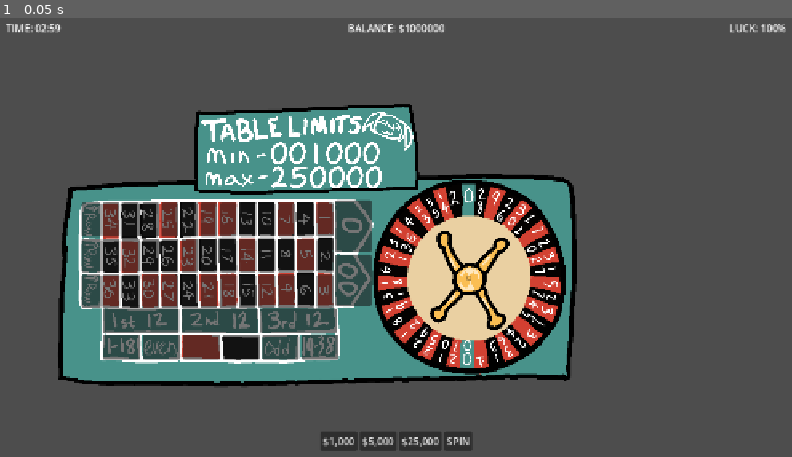
Above: before the commit, frame 1.
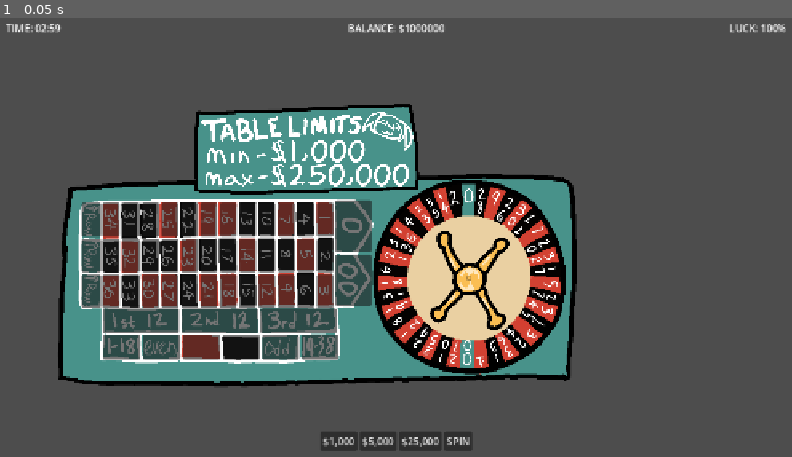
Above: after the commit, the same moment.

Repository: JordanRaia/gmtk-game-jam-2026
Game: Godot game, scene res://MainScene.tscn
Same seed, same stepped clock (60 frames per second), same inputs: the game is played once before the commit and once after it.
Inputs:
- Up to frame 1 (0.05 s): no input

The runs differ from the first frame. In frame 1, 0.8% of the frame differs, in the area x 34-52%, y 27-39%.

Commit message:
dynamic table limits

Diff:
--- a/MainScene.tscn
+++ b/MainScene.tscn
@@ -509,10 +509,10 @@
 [node name="Min" type="GridContainer" parent="CanvasLayer/UI_Layer/TableLimitsBoard" unique_id=897518907]
 layout_mode = 0
 offset_left = 317.0
-offset_top = 159.0
-offset_right = 756.0
-offset_bottom = 234.0
-columns = 6
+offset_top = 150.0
+offset_right = 855.0
+offset_bottom = 225.0
+columns = 10
 
 [node name="Digit1" type="TextureRect" parent="CanvasLayer/UI_Layer/TableLimitsBoard/Min" unique_id=1614464389]
 layout_mode = 2
@@ -545,6 +545,30 @@
 stretch_mode = 5
 
 [node name="Digit6" type="TextureRect" parent="CanvasLayer/UI_Layer/TableLimitsBoard/Min" unique_id=710511368]
+layout_mode = 2
+size_flags_horizontal = 3
+size_flags_vertical = 3
+stretch_mode = 5
+
+[node name="Digit7" type="TextureRect" parent="CanvasLayer/UI_Layer/TableLimitsBoard/Min" unique_id=802845283]
+layout_mode = 2
+size_flags_horizontal = 3
+size_flags_vertical = 3
+stretch_mode = 5
+
+[node name="Digit8" type="TextureRect" parent="CanvasLayer/UI_Layer/TableLimitsBoard/Min" unique_id=736035182]
+layout_mode = 2
+size_flags_horizontal = 3
+size_flags_vertical = 3
+stretch_mode = 5
+
+[node name="Digit9" type="TextureRect" parent="CanvasLayer/UI_Layer/TableLimitsBoard/Min" unique_id=953533758]
+layout_mode = 2
+size_flags_horizontal = 3
+size_flags_vertical = 3
+stretch_mode = 5
+
+[node name="Digit10" type="TextureRect" parent="CanvasLayer/UI_Layer/TableLimitsBoard/Min" unique_id=1916868861]
 layout_mode = 2
 size_flags_horizontal = 3
 size_flags_vertical = 3
@@ -553,10 +577,10 @@
 [node name="Max" type="GridContainer" parent="CanvasLayer/UI_Layer/TableLimitsBoard" unique_id=1160087247]
 layout_mode = 0
 offset_left = 317.0
-offset_top = 255.0
-offset_right = 755.0
-offset_bottom = 330.0
-columns = 6
+offset_top = 245.0
+offset_right = 852.5
+offset_bottom = 320.0
+columns = 10
 
 [node name="Digit1" type="TextureRect" parent="CanvasLayer/UI_Layer/TableLimitsBoard/Max" unique_id=1749576634]
 layout_mode = 2
@@ -594,4 +618,28 @@
 size_flags_vertical = 3
 stretch_mode = 5
 
+[node name="Digit7" type="TextureRect" parent="CanvasLayer/UI_Layer/TableLimitsBoard/Max" unique_id=516493667]
+layout_mode = 2
+size_flags_horizontal = 3
+size_flags_vertical = 3
+stretch_mode = 5
+
+[node name="Digit8" type="TextureRect" parent="CanvasLayer/UI_Layer/TableLimitsBoard/Max" unique_id=965277533]
+layout_mode = 2
+size_flags_horizontal = 3
+size_flags_vertical = 3
+stretch_mode = 5
+
+[node name="Digit9" type="TextureRect" parent="CanvasLayer/UI_Layer/TableLimitsBoard/Max" unique_id=354237014]
+layout_mode = 2
+size_flags_horizontal = 3
+size_flags_vertical = 3
+stretch_mode = 5
+
+[node name="Digit10" type="TextureRect" parent="CanvasLayer/UI_Layer/TableLimitsBoard/Max" unique_id=752037282]
+layout_mode = 2
+size_flags_horizontal = 3
+size_flags_vertical = 3
+stretch_mode = 5
+
 [connection signal="pressed" from="CanvasLayer/UI_Layer/ChipTray/SpinButton" to="." method="_on_spin_button_pressed"]
--- a/Scripts/TableLimitsBoard.gd
+++ b/Scripts/TableLimitsBoard.gd
@@ -23,15 +23,22 @@
 	preload("res://Assets/Numbers/9.png")
 ]
 
-# Connected to your newly named nodes (Digit1 is left-most, Digit6 is right-most)
+var dollar_texture = preload("res://Assets/Numbers/dollar.png")
+var comma_texture = preload("res://Assets/Numbers/comma.png")
+
+# Digit1 is left-most, Digit10 is right-most
 @onready var min_digits = [
 	$Min/Digit1, $Min/Digit2, $Min/Digit3,
-	$Min/Digit4, $Min/Digit5, $Min/Digit6
+	$Min/Digit4, $Min/Digit5, $Min/Digit6,
+	$Min/Digit7, $Min/Digit8, $Min/Digit9,
+	$Min/Digit10
 ]
 
 @onready var max_digits = [
 	$Max/Digit1, $Max/Digit2, $Max/Digit3,
-	$Max/Digit4, $Max/Digit5, $Max/Digit6
+	$Max/Digit4, $Max/Digit5, $Max/Digit6,
+	$Max/Digit7, $Max/Digit8, $Max/Digit9,
+	$Max/Digit10
 ]
 
 func _ready() -> void:
@@ -41,22 +48,33 @@
 	if min_digits.is_empty() or min_digits[0] == null:
 		return
 
-	var safe_min = clamp(min_value, 0, 999999)
-	var safe_max = clamp(max_value, 0, 999999)
+	# $9,999,999 = 10 chars, which is the max for 10 nodes
+	var safe_min = clamp(min_value, 0, 9999999)
+	var safe_max = clamp(max_value, 0, 9999999)
 
 	set_number_textures(safe_min, min_digits)
 	set_number_textures(safe_max, max_digits)
 
 func set_number_textures(value: int, digit_nodes: Array) -> void:
-	# Convert the value into a string (e.g. 1000 becomes "1000")
+	# Build formatted string e.g. 1000 -> "$1,000", 1000000 -> "$1,000,000"
 	var value_str = str(value)
+	var formatted = "$"
+	for i in range(value_str.length()):
+		formatted += value_str[i]
+		var remaining = value_str.length() - i - 1
+		if remaining > 0 and remaining % 3 == 0:
+			formatted += ","
 
-	# Pad with leading zeros if it's less than 6 digits (e.g., "001000")
-	while value_str.length() < digit_nodes.size():
-		value_str = "0" + value_str
-
-	# Assign each character of the string to the corresponding node from left to right
+	# Assign each character to a node left-aligned; hide unused nodes on the right
 	for i in range(digit_nodes.size()):
-		var digit_char = value_str[i]
-		var digit_int = digit_char.to_int()
-		digit_nodes[i].texture = number_textures[digit_int]
+		if i < formatted.length():
+			var ch = formatted[i]
+			if ch == "$":
+				digit_nodes[i].texture = dollar_texture
+			elif ch == ",":
+				digit_nodes[i].texture = comma_texture
+			else:
+				digit_nodes[i].texture = number_textures[ch.to_int()]
+			digit_nodes[i].visible = true
+		else:
+			digit_nodes[i].visible = false
Binary file changed: Assets/Numbers/comma.png
Binary file changed: Assets/Numbers/dollar.png
